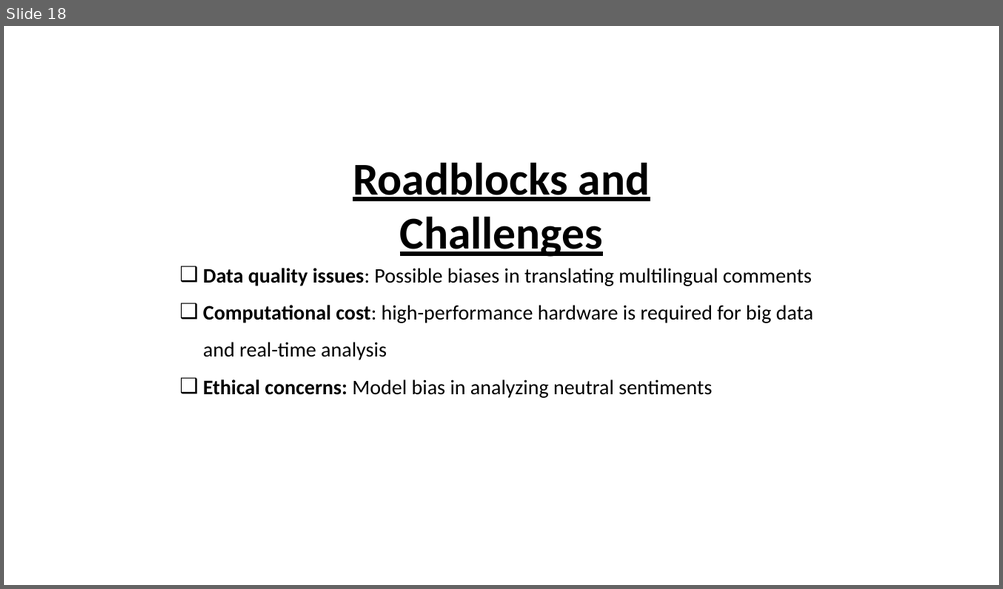
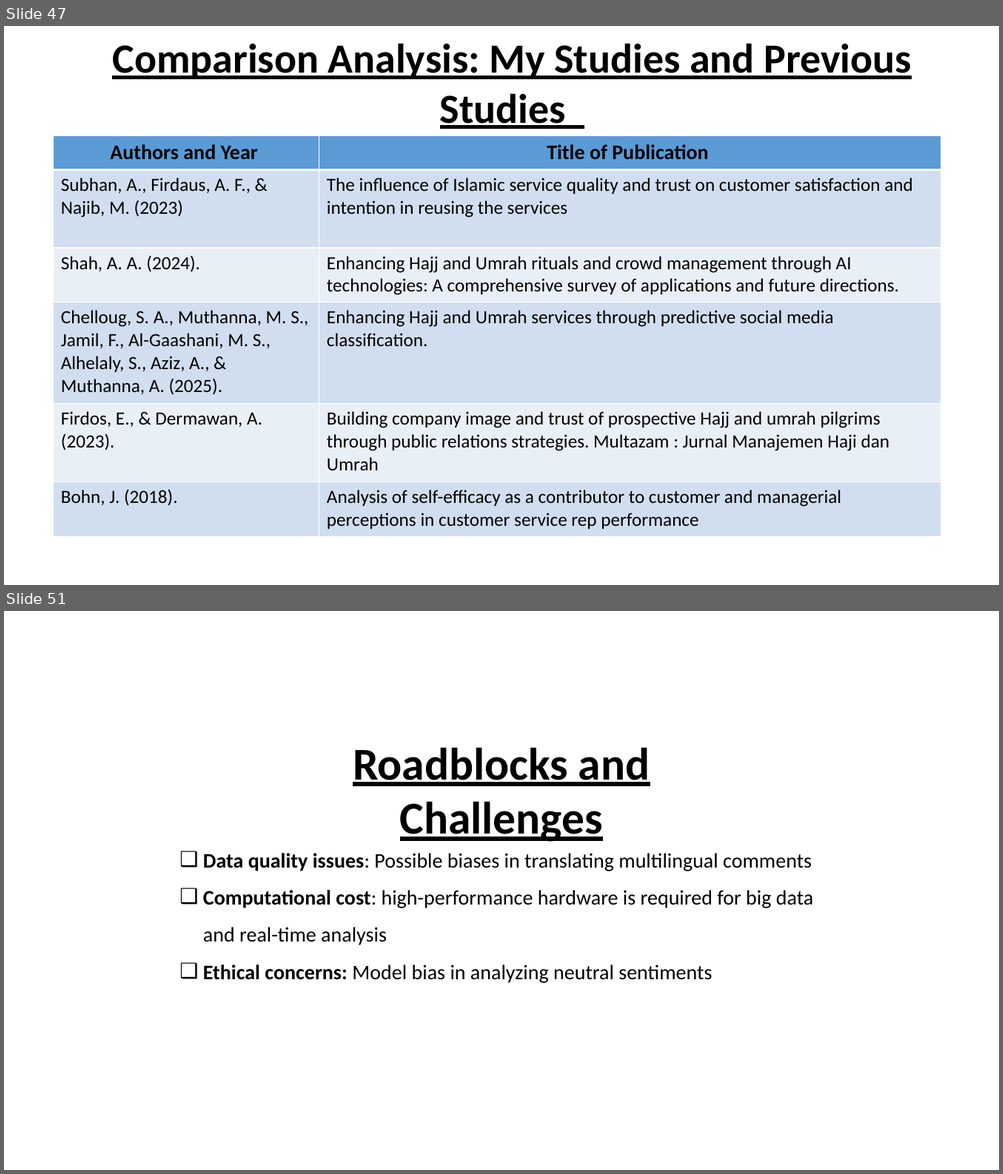
Before and after one commit to AllanDS-coder/pilgrim-sentiment-analysis, a slide deck: AI-Driven Analysis of Pilgrim Experiences Enhancing Hajj and Umrah Services Through Smart Data Insigh.pptx. Shown one above the other, each under a label of ours: slide 18 before the commit, slides 47 and 51 after it; the slides between them are not shown. The pictures are 1003x589 and 1003x1174 pixels, drawn with LibreOffice and Linux fonts; fonts in the diff are those of the drawing; background and template pictures are left out. Boxes give left, top, right and bottom in pixels: in the first picture for what was removed or moved away, otherwise in the second. Text is boxed around its words. In the diff, an @@ line names an element or a change of style, - is before the commit and + after.

```diff
--- a/AI-Driven Analysis of Pilgrim Experiences Enhancing Hajj and Umrah Services Through Smart Data Insigh.pptx
+++ b/AI-Driven Analysis of Pilgrim Experiences Enhancing Hajj and Umrah Services Through Smart Data Insigh.pptx
@@ slide 47 added at bbox=[4, 26, 999, 585], background picture (left out) @@
@@ text added at bbox=[112, 43, 911, 129], 40 pt, text #000000, bold, underline @@
+Comparison Analysis: My Studies and Previous Studies
@@ table added at bbox=[54, 136, 940, 537], 6 rows, 2 columns @@
+Authors and Year | Title of Publication
+Subhan, A., Firdaus, A. F., & Najib, M. (2023) | The influence of Islamic service quality and trust on customer satisfaction and intention in reusing the services
+Shah, A. A. (2024). | Enhancing Hajj and Umrah rituals and crowd management through AI technologies: A comprehensive survey of applications and future directions.
+Chelloug, S. A., Muthanna, M. S., Jamil, F., Al-Gaashani, M. S., Alhelaly, S., Aziz, A., & Muthanna, A. (2025). | Enhancing Hajj and Umrah services through predictive social media classification.
+Firdos, E., & Dermawan, A. (2023). | Building company image and trust of prospective Hajj and umrah pilgrims through public relations strategies. Multazam : Jurnal Manajemen Haji dan Umrah
+Bohn, J. (2018). | Analysis of self-efficacy as a contributor to customer and managerial perceptions in customer service rep performance
@@ what was slide 18 is now slide 51 @@
```
Also in this commit, not shown: 12 slides changed, 37 other slides added, 3 slides removed, 1 other file.
